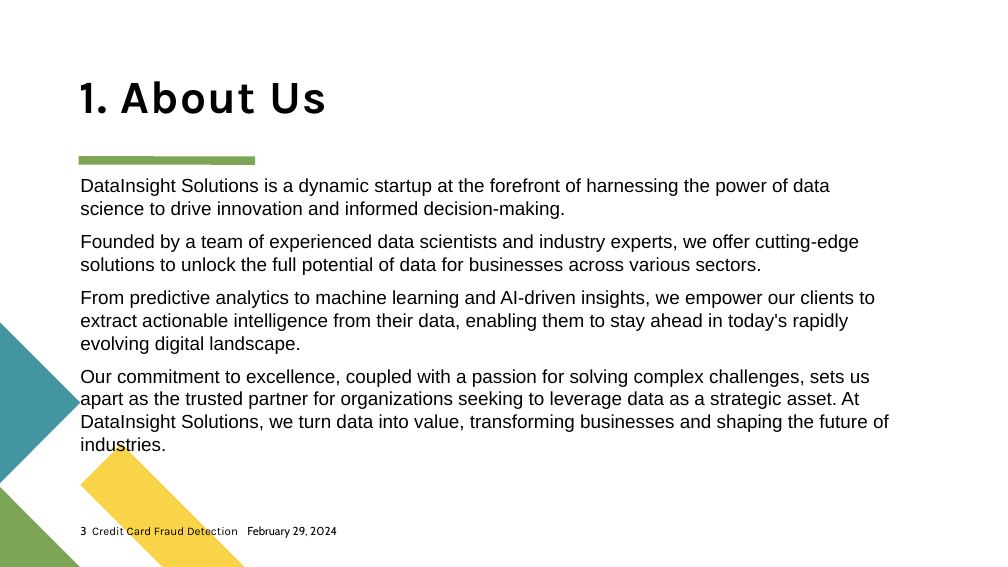
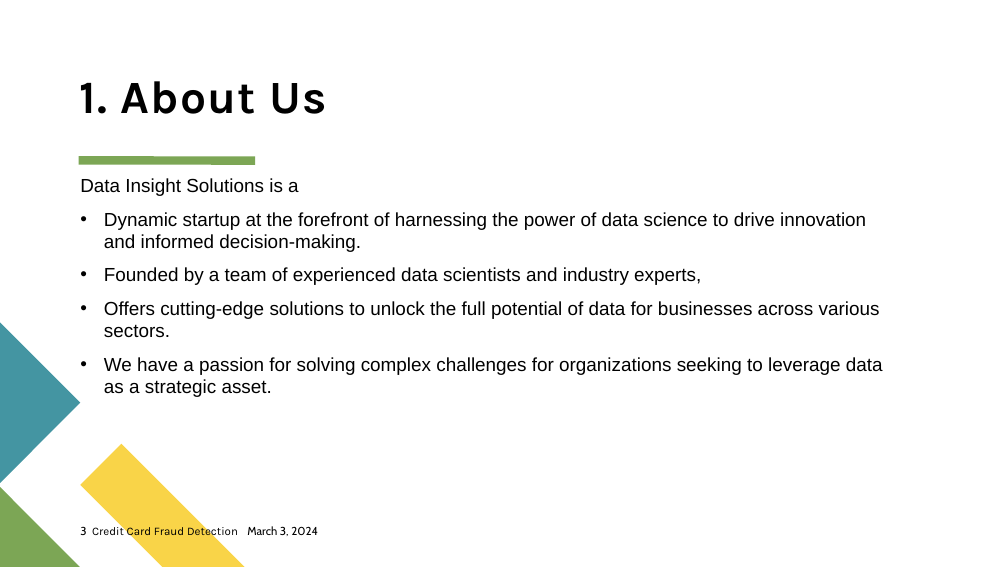
Before and after one commit to dmusili/creditcardfrauddetection, a slide deck: slide 3 of Credit Card Fraud Detection.pptx. Drawn at 1008x567 pixels with LibreOffice and Linux fonts; fonts in the diff are those of the drawing. Boxes give left, top, right and bottom in pixels: in the first picture for what was removed or moved away, otherwise in the second. Text is boxed around its words. In the diff, an @@ line names an element or a change of style, - is before the commit and + after.

```diff
--- a/Credit Card Fraud Detection.pptx
+++ b/Credit Card Fraud Detection.pptx
@@ text at [80,178,883,397]: text changed @@
-DataInsight Solutions is a dynamic startup at the forefront of harnessing the power of data science to drive innovation and informed decision-making.
-Founded by a team of experienced data scientists and industry experts, we offer cutting-edge solutions to unlock the full potential of data for businesses across various sectors.
-From predictive analytics to machine learning and AI-driven insights, we empower our clients to extract actionable intelligence from their data, enabling them to stay ahead in today's rapidly evolving digital landscape.
-Our commitment to excellence, coupled with a passion for solving complex challenges, sets us apart as the trusted partner for organizations seeking to leverage data as a strategic asset. At DataInsight Solutions, we turn data into value, transforming businesses and shaping the future of industries.
+Data Insight Solutions is a
+• Dynamic startup at the forefront of harnessing the power of data science to drive innovation and informed decision-making.
+• Founded by a team of experienced data scientists and industry experts,
+• Offers cutting-edge solutions to unlock the full potential of data for businesses across various sectors.
+• We have a passion for solving complex challenges for organizations seeking to leverage data as a strategic asset.
@@ text at [247,526,318,536]: text changed @@
-February 29, 2024
+March 3, 2024
```
Also in this commit, not shown: 2 other slides changed.
